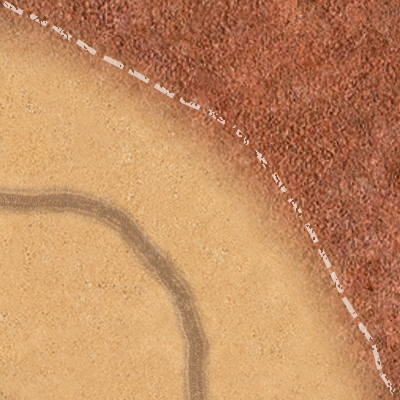
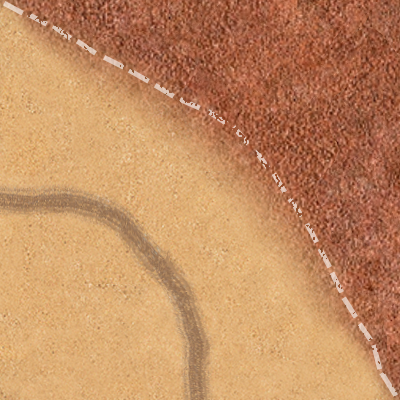
Two versions of the same layered image (400px x 400px). Layer-by-layer changes:
painted on "Слой 2" over (x1=0, y1=0, x2=400, y2=400)
